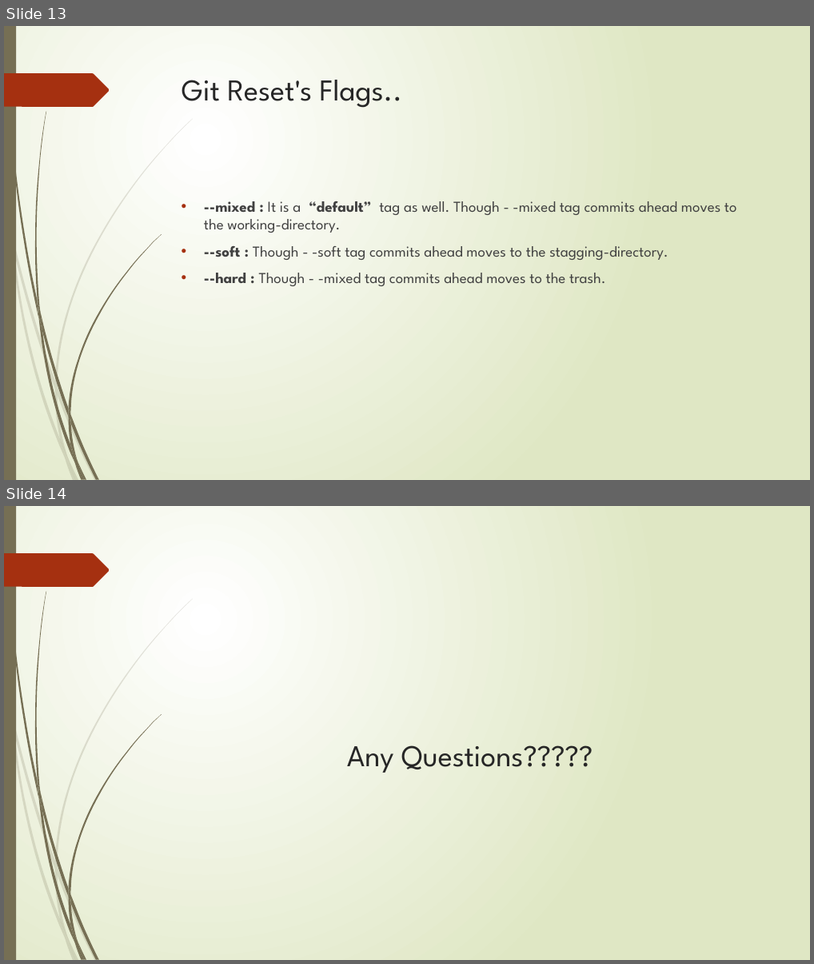
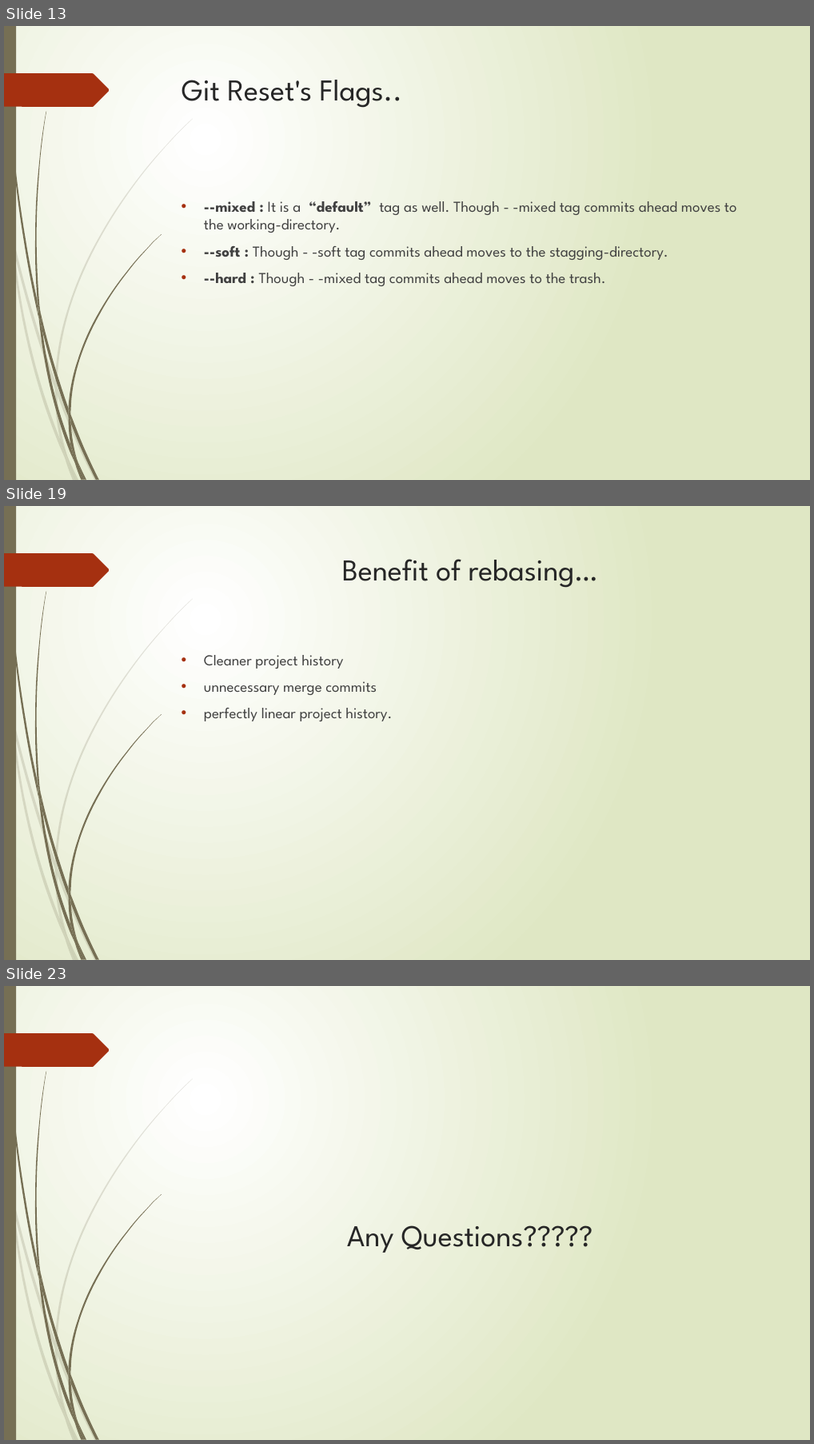
Before and after one commit to saad-janjua/assignment, a slide deck: Version Control with Git.pptx. Shown one above the other, each under a label of ours: slides 13 and 14 before the commit, slides 13, 19 and 23 after it; the slides between them are not shown. The pictures are 814x964 and 814x1444 pixels, drawn with LibreOffice and Linux fonts; fonts in the diff are those of the drawing. Boxes give left, top, right and bottom in pixels: in the first picture for what was removed or moved away, otherwise in the second. Text is boxed around its words. In the diff, an @@ line names an element or a change of style, - is before the commit and + after.

```diff
--- a/Version Control with Git.pptx
+++ b/Version Control with Git.pptx
@@ slide 19 added at (4, 506, 810, 960), background gradient #FFFFFF to #DFE8C4; not listed: 24 template elements that a slide beside it also shows @@
@@ title added at (342, 559, 598, 588), 36 pt, text #262626 @@
+Benefit of rebasing…
@@ text added at (204, 655, 392, 721), 18 pt, text #404040 @@
+• Cleaner project history
+• unnecessary merge commits
+• perfectly linear project history.
@@ what was slide 14 is now slide 23 @@
```
Also in this commit, not shown: 4 slides changed, 8 other slides added.
